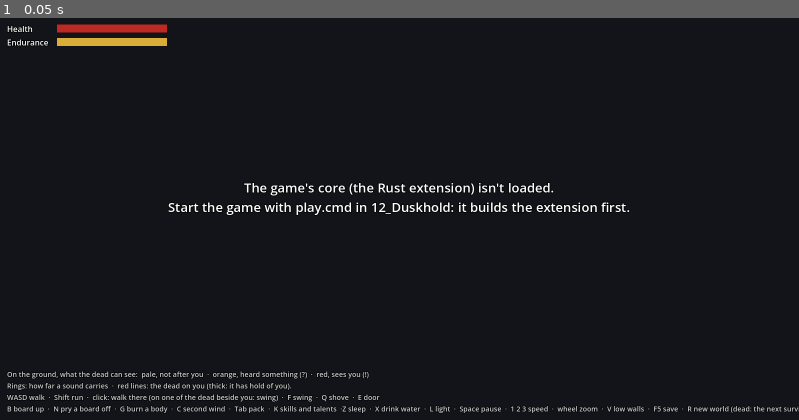
Above: before the commit, frame 1.
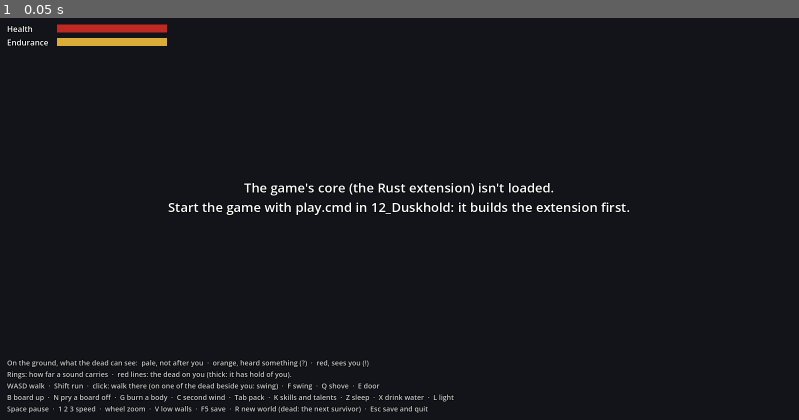
Above: after the commit, the same moment.

Repository: Mossenheimen/Duskhold
Game: Godot game, scene res://main.tscn
The game is run twice, just before and just after one commit, with the same random seed, the same clock (stepped at 60 frames per second) and the same inputs.
Inputs:
- Up to frame 1 (0.05 s): no input

The runs differ from the first frame. In frame 1, 2.3% of the frame differs, in the area x 0-100%, y 85-99%.

Commit message:
Duskhold: the river
A river north to south across the patch beside the hamlet: deep water in
the middle, shallows at its banks, a bridge where the road meets it, and
two fords. Wading is half pace and loud, for everyone, and you can drink
from the shallows. The controls are three lines now (they ran off the
screen). Save format v10: the land itself changed.

Co-Authored-By: Claude Opus 5.5 <noreply@anthropic.com>

Diff:
--- a/client/bag.gd
+++ b/client/bag.gd
@@ -53,10 +53,10 @@
 
 func _ready() -> void:
 	_pack_panel = _panel(Control.PRESET_BOTTOM_RIGHT)
-	_pack_panel.position.y -= 100.0  # above the controls, as the other panel is
+	_pack_panel.position.y -= 125.0  # above the legend and the controls, as the other panel is
 	_pack = _pack_panel.get_child(0)
 	_reach_panel = _panel(Control.PRESET_BOTTOM_LEFT)
-	_reach_panel.position.y -= 100.0  # above the legend
+	_reach_panel.position.y -= 125.0  # above the legend and the controls
 	_reach_panel.visible = false  # until something's within reach
 	_reach = _reach_panel.get_child(0)
 
--- a/client/chunk_view.gd
+++ b/client/chunk_view.gd
@@ -18,6 +18,8 @@
 	Color(0.52, 0.48, 0.4),  # road
 	Color(0.2, 0.3, 0.38),  # water
 	Color(0.47, 0.35, 0.24),  # a floor: planks
+	Color(0.3, 0.42, 0.47),  # shallows: water you can wade
+	Color(0.4, 0.29, 0.18),  # a bridge: darker planks over the water
 ]
 const WALL := Color(0.66, 0.63, 0.57)
 const DOOR := Color(0.38, 0.25, 0.15)
@@ -171,7 +173,7 @@
 		for x in size:
 			var ground := tiles[y * size + x] & 15
 			var colour: Color = GROUND[ground].darkened(_shade(origin.x + x, origin.y + y))
-			colour.a = 0.5 if ground == 4 else 1.0  # water shines
+			colour.a = 0.5 if ground == 4 or ground == 6 else 1.0  # water shines, shallow or deep
 			image.set_pixel(x, y, colour)
 	var material := ShaderMaterial.new()
 	material.shader = preload("res://shaders/ground.gdshader")
--- a/client/hud.gd
+++ b/client/hud.gd
@@ -6,7 +6,7 @@
 const LINE_LIFE := 6.0  # seconds a line of news stays
 const FLASH_LIFE := 0.6
 
-const CONTROLS := "WASD walk  ·  Shift run  ·  click: walk t …(149 unchanged characters)…  ·  Tab pack  ·  K skills and talents  ·Z sleep  ·  X drink water  ·  L light  ·  Space pause  ·  1 2 3 speed  ·  wheel zo …(95 unchanged characters)…
+const CONTROLS := "WASD walk  ·  Shift run  ·  click: walk t …(149 unchanged characters)…  ·  Tab pack  ·  K skills and talents  ·  Z sleep  ·  X drink water  ·  L light\nSpace pause  ·  1 2 3 speed  ·  wheel zo …(95 unchanged characters)…
 const LEGEND := "On the ground, what the dead can see:  pale, not after you  ·  orange, heard something (?)  ·  red, sees you (!)\nRings: how far a sound carries  ·  red lines: the dead on you (thick: it has hold of you)."
 
 ## The moodles, by DuskWorld.character_moodles() code: a name for each level, what it does to
Not shown, changed: ARCHITECTURE.md
Not shown, changed: CLAUDE.md
Not shown, changed: CONCEPT.md
Not shown, changed: crates/dusk-cli/src/main.rs
Not shown, changed: crates/dusk-core/src/actor.rs
Not shown, changed: crates/dusk-core/src/grid.rs
Not shown, changed: crates/dusk-core/src/needs.rs
Not shown, changed: crates/dusk-core/src/save.rs
Not shown, changed: crates/dusk-core/src/text.rs
Not shown, changed: crates/dusk-core/src/world.rs
Not shown, added: crates/dusk-core/tests/shallows.rs
Not shown, changed: crates/dusk-data/src/lib.rs
(and 5 more such lines)
